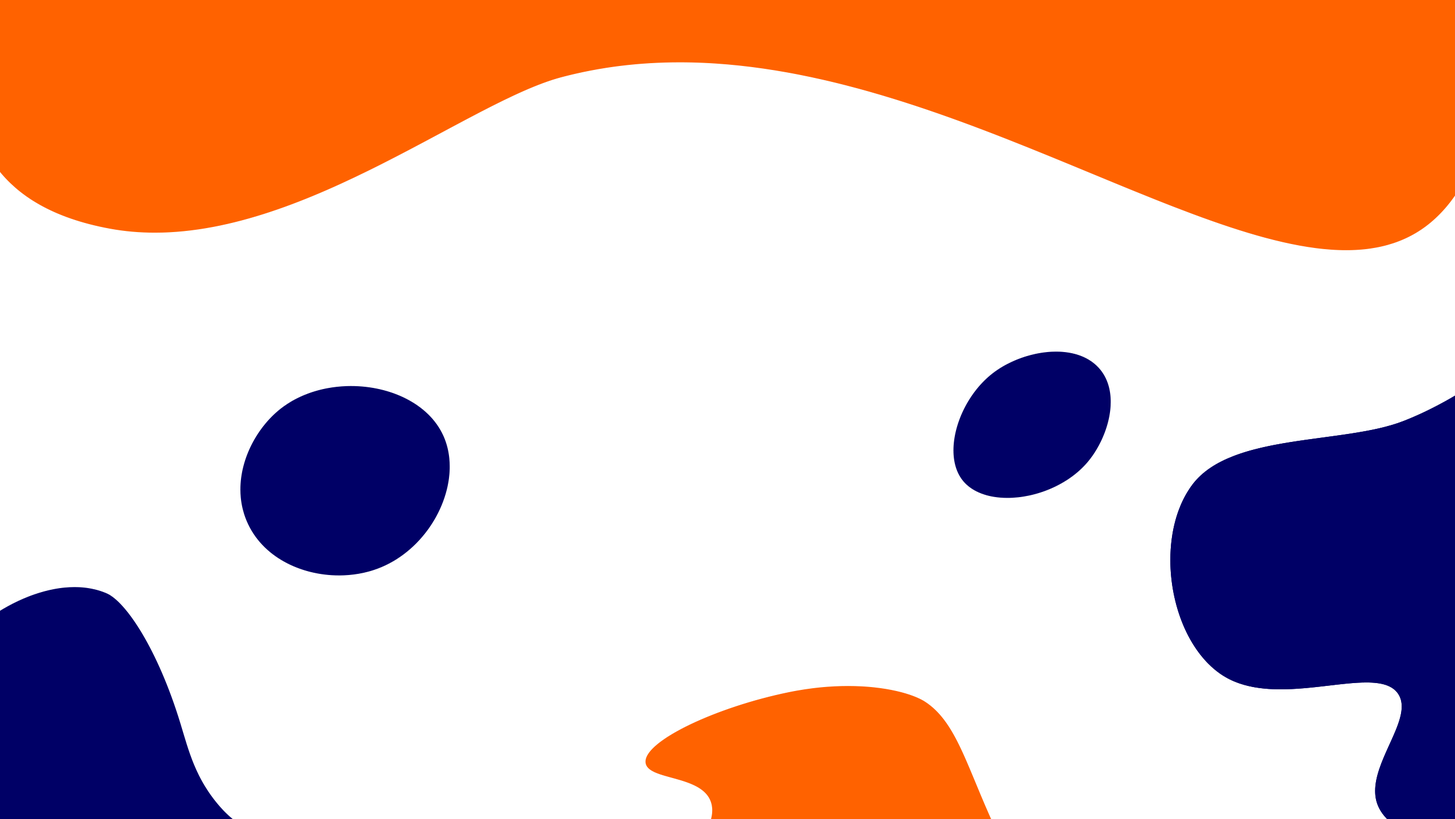
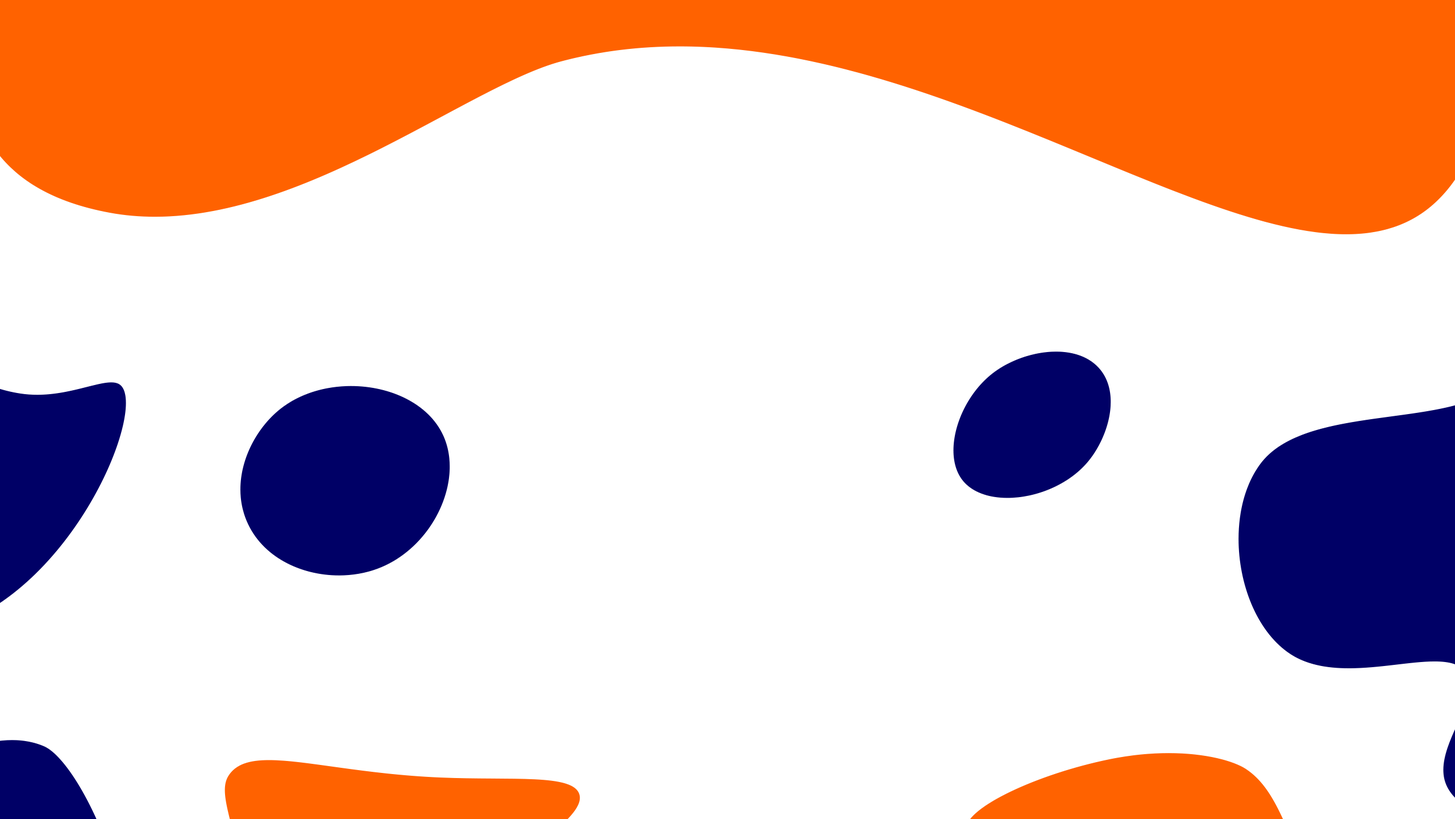
Before/after of a 1455px x 819px layered artwork. What changed in the layer stack:
added layer "Preenchimento de Cor 5" (1st of 2) above "Preenchimento de Cor 5" over 224, 759, 581, 819
painted on "Preenchimento de Cor 5" (2nd of 2) over 645, 685, 1284, 819
painted on "Preenchimento de Cor 3" over 1170, 395, 1455, 819
added layer "Preenchimento de Cor 4" (1st of 2) above "Preenchimento de Cor 4" over 0, 382, 127, 604
painted on "Preenchimento de Cor 4" (2nd of 2) over 0, 395, 1455, 819
painted on "Preenchimento de Cor 1" over 0, 46, 1455, 251
